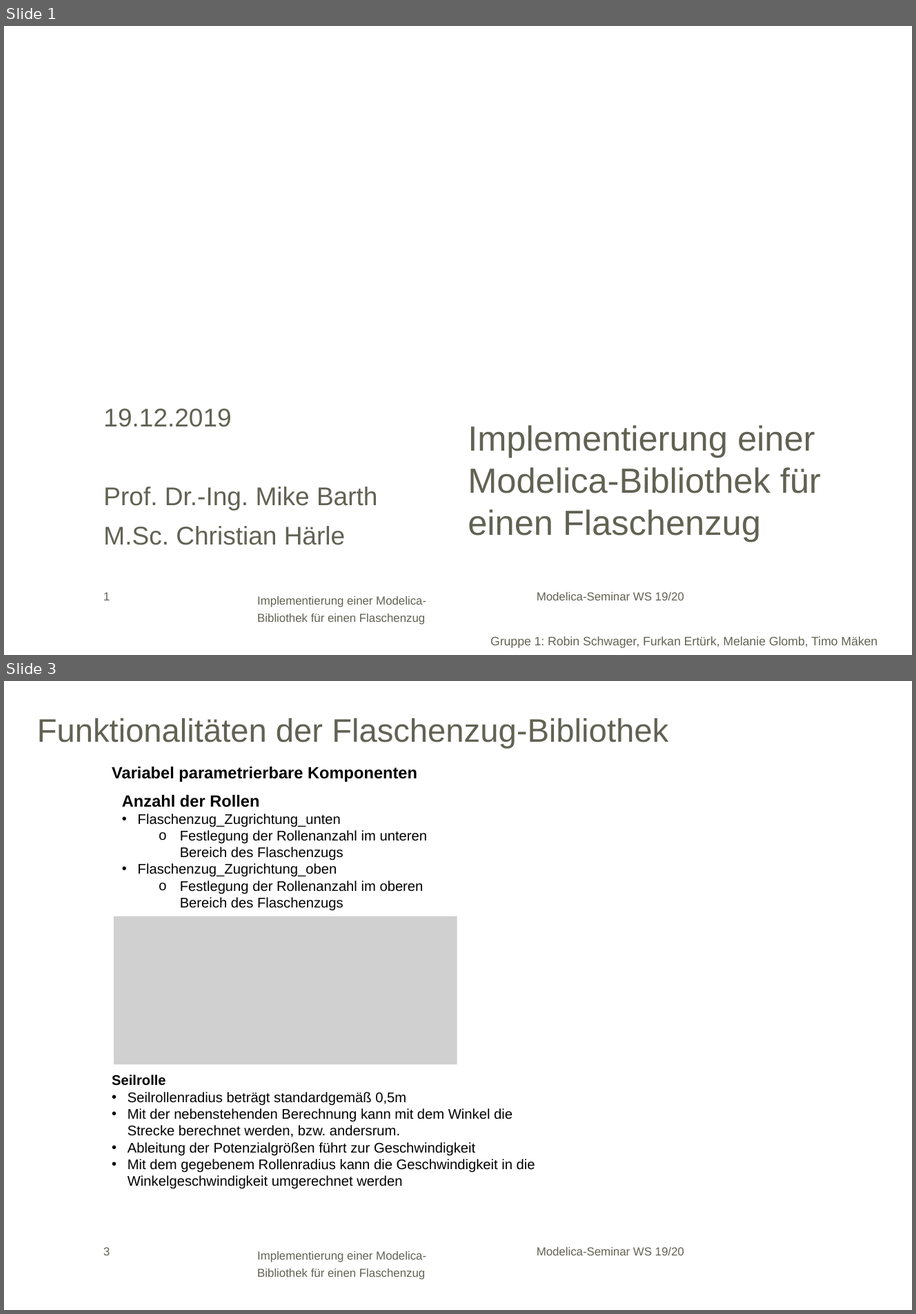
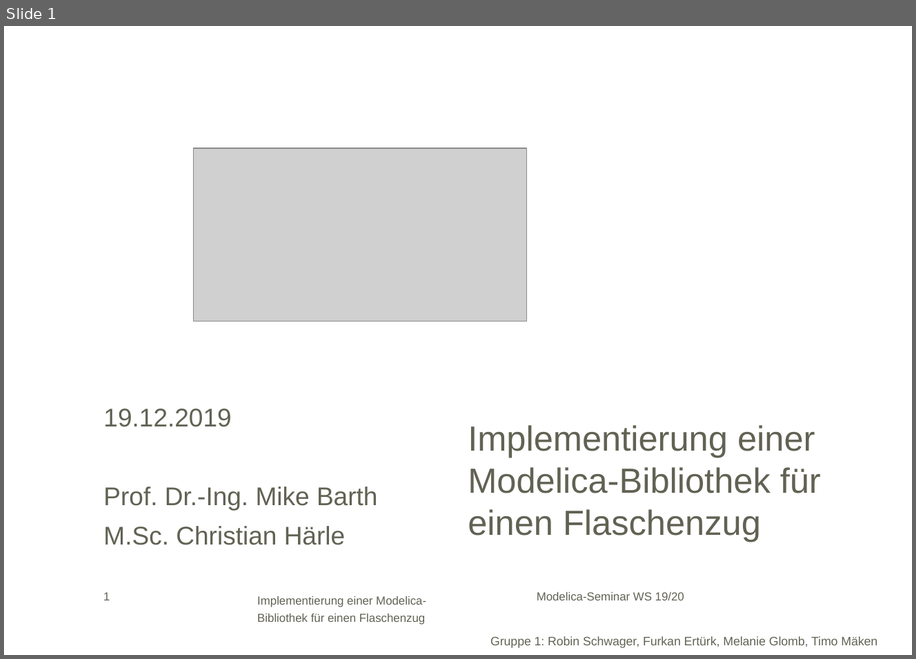
Before and after one commit to maekenti/Modelica_FMRT, a slide deck: Flaschenzug_Präsentation.pptx. Shown one above the other, each under a label of ours: slides 1 and 3 before the commit, slide 1 after it; the slides between them are not shown. The pictures are 916x1314 and 916x659 pixels, drawn with LibreOffice and Linux fonts; fonts in the diff are those of the drawing; grey boxes stand for pictures; background and template pictures are left out. Boxes give left, top, right and bottom in pixels: in the first picture for what was removed or moved away, otherwise in the second. Text is boxed around its words. In the diff, an @@ line names an element or a change of style, - is before the commit and + after.

```diff
--- a/Flaschenzug_Präsentation.pptx
+++ b/Flaschenzug_Präsentation.pptx
@@ slide 3 removed at [4,681,912,1310], background #FFFFFF; not listed: 3 template elements that a slide beside it also shows @@
@@ title removed at [37,718,668,749] @@
-Funktionalitäten der Flaschenzug-Bibliothek
@@ text removed at [112,767,417,782] @@
-Variabel parametrierbare Komponenten
@@ text removed at [122,795,428,911] @@
-Anzahl der Rollen
-• Flaschenzug_Zugrichtung_unten
-  o Festlegung der Rollenanzahl im unteren Bereich des Flaschenzugs
-• Flaschenzug_Zugrichtung_oben
-  o Festlegung der Rollenanzahl im oberen Bereich des Flaschenzugs
@@ picture removed at [114,916,457,1064] @@
@@ text removed at [112,1074,535,1189] @@
-Seilrolle
-• Seilrollenradius beträgt standardgemäß 0,5m
-• Mit der nebenstehenden Berechnung kann mit dem Winkel die Strecke berechnet werden, bzw. andersrum.
-• Ableitung der Potenzialgrößen führt zur Geschwindigkeit
-• Mit dem gegebenem Rollenradius kann die Geschwindigkeit in die Winkelgeschwindigkeit umgerechnet werden
@@ slide 1 changed as well @@
@@ picture added at [194,148,526,321] @@
```
Also in this commit, not shown: 1 other slide changed, 1 slide added.
